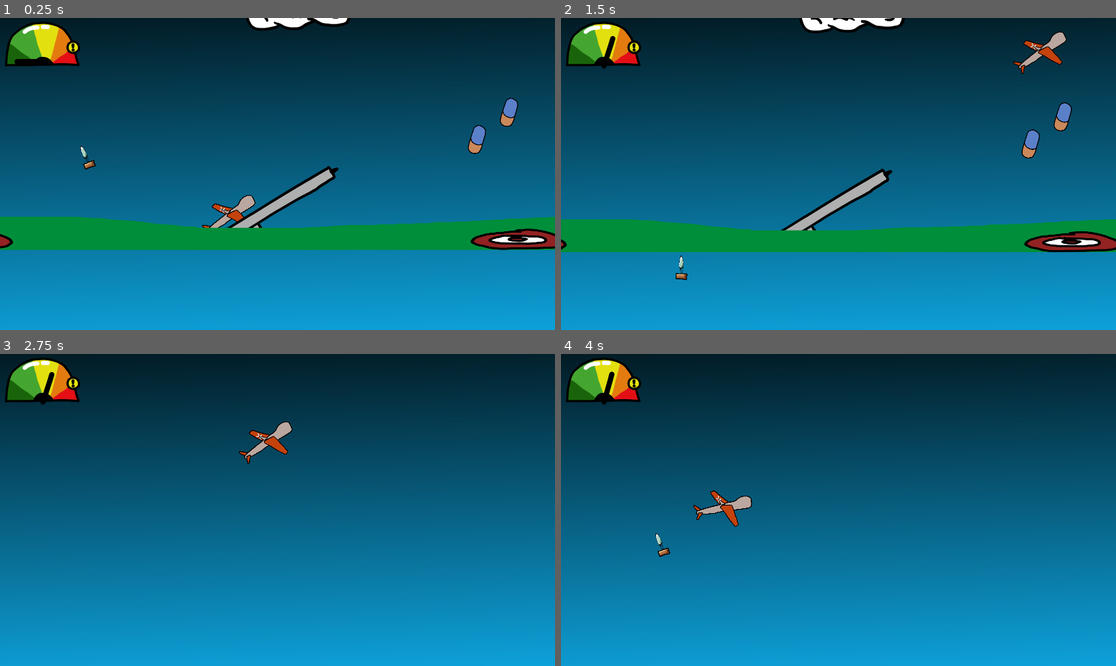
Above: before the commit, frames 1-4 (two rows, left to right).
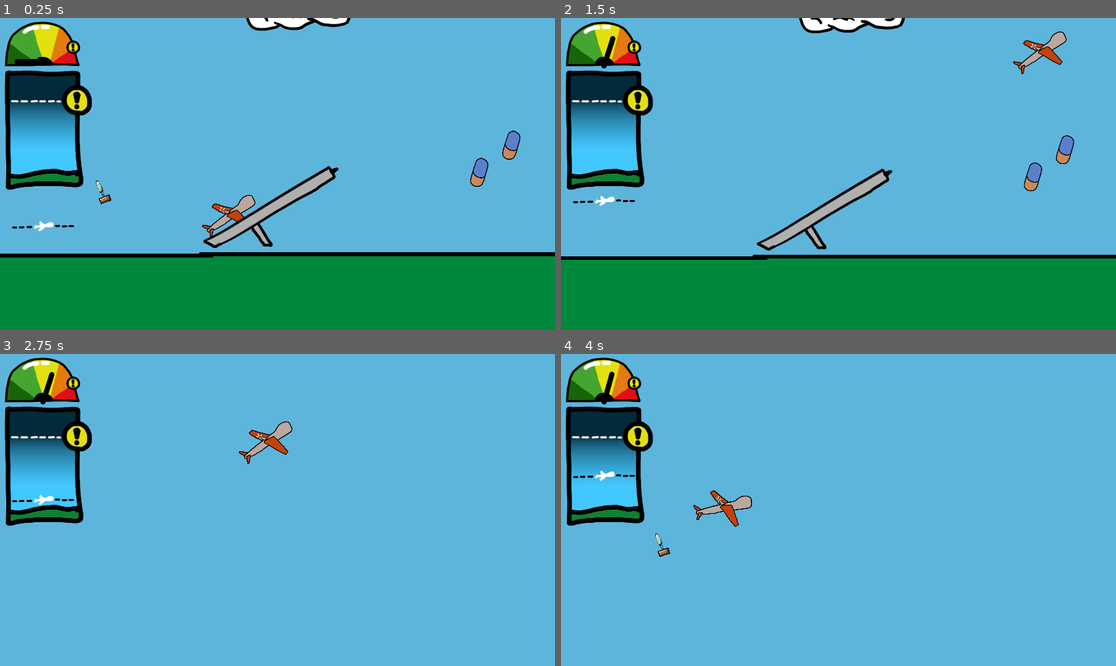
Above: after the commit, the same moments.

Repository: SirLich/ldjam-53
Game: Godot game, scene res://game.tscn
Two runs of this game, one before a commit and one after it. Both use one fixed random seed, a clock stepped at 60 frames per second and the inputs below.
Inputs (mouse positions are in pixels of both pictures, inside the frame that each line leads up to):
- Up to frame 1 (0.25 s): no input
- Up to frame 2 (1.5 s): tap Enter at 0.5 s; move the mouse to (960, 158) at 0.52 s; hold D 0.53-1.28 s; tap Space (spacebar) at 0.6 s; move the mouse to (727, 189) at 1.27 s; hold S from 1.28 s (still down); tap F at 1.35 s
- Up to frame 3 (2.75 s): move the mouse to (333, 441) at 2.02 s; release S at 2.03 s; hold D from 2.03 s (still down); tap Space (spacebar) at 2.1 s
- Up to frame 4 (4 s): move the mouse to (810, 572) at 2.77 s; release D at 2.78 s; hold W 2.78-3.53 s; tap F at 2.85 s; move the mouse to (1005, 556) at 3.52 s; hold A from 3.53 s (still down); tap Space (spacebar) at 3.6 s

The runs differ from the first frame. In frame 1, 96% of the frame differs, in the area x 0-100%, y 0-100%; in frame 2, 95%; in frame 3, 97%; in frame 4, 97%.

Commit message:
Attempt to overhaul terrain generation

Diff:
--- a/game.gd
+++ b/game.gd
@@ -20,4 +20,5 @@
 
 		var copy = load("res://scenes/tile/tile.tscn").instantiate()
 		add_sibling(copy)
+		copy.global_position.y = 0
 		copy.global_position.x = snapped(get_distance() + tile_width, tile_width)
--- a/game.tscn
+++ b/game.tscn
@@ -10,6 +10,9 @@
 [ext_resource type="PackedScene" uid="uid://x2oc338rv3ul" path="res://scenes/tile/tile.tscn" id="7_vw8o2"]
 [ext_resource type="Texture2D" uid="uid://ch24t7mf2q2xy" path="res://assets/dial.png" id="9_2x77h"]
 [ext_resource type="Script" path="res://hud/speed_control.gd" id="9_hkyy8"]
+[ext_resource type="Texture2D" uid="uid://bi0k7p0moyc78" path="res://assets/heigh_meter.png" id="11_5vc2e"]
+[ext_resource type="Texture2D" uid="uid://c3cmnkaslp05y" path="res://assets/heigh_meter_dial.png" id="12_ck1gl"]
+[ext_resource type="Script" path="res://hud/HeighDial.gd" id="13_f0bqv"]
 
 [sub_resource type="Gradient" id="Gradient_irhyx"]
 colors = PackedColorArray(0.00147889, 0.0905844, 0.475441, 1, 0.0874125, 0.698596, 0.809496, 1)
@@ -33,6 +36,7 @@
 tile_length = 1920.0
 
 [node name="Background" type="Sprite2D" parent="." node_paths=PackedStringArray("world")]
+visible = false
 position = Vector2(276, 818)
 scale = Vector2(9.28929, 3.18381)
 texture = SubResource("GradientTexture2D_3uf1v")
@@ -61,7 +65,6 @@
 [node name="Cloud" type="Sprite2D" parent="World"]
 position = Vector2(1705, 558)
 texture = ExtResource("2_t87kk")
-metadata/_edit_lock_ = true
 
 [node name="Cloud2" type="Sprite2D" parent="World"]
 position = Vector2(373, 223)
@@ -70,14 +73,6 @@
 
 [node name="Launcher" parent="World" node_paths=PackedStringArray("drone") instance=ExtResource("4_gdlv2")]
 drone = NodePath("../../Drone")
-
-[node name="Tile1" parent="World" instance=ExtResource("7_vw8o2")]
-position = Vector2(-1920, 0)
-
-[node name="Tile2" parent="World" instance=ExtResource("7_vw8o2")]
-
-[node name="Tile3" parent="World" instance=ExtResource("7_vw8o2")]
-position = Vector2(1920, 0)
 
 [node name="CanvasLayer" type="CanvasLayer" parent="."]
 
@@ -113,3 +108,38 @@
 offset_bottom = 16.0
 texture = ExtResource("9_2x77h")
 expand_mode = 1
+
+[node name="HeightMeter" type="Control" parent="CanvasLayer"]
+layout_mode = 3
+anchors_preset = 0
+offset_left = 22.0
+offset_top = 56.0
+offset_right = 62.0
+offset_bottom = 96.0
+scale = Vector2(0.783563, 0.783563)
+
+[node name="TextureRect" type="TextureRect" parent="CanvasLayer/HeightMeter"]
+layout_mode = 0
+offset_left = -97.0
+offset_top = 148.0
+offset_right = 470.0
+offset_bottom = 715.0
+texture = ExtResource("11_5vc2e")
+
+[node name="HeighDial" type="TextureRect" parent="CanvasLayer/HeightMeter"]
+layout_mode = 0
+offset_left = -97.0
+offset_top = 148.0
+offset_right = 470.0
+offset_bottom = 715.0
+texture = ExtResource("12_ck1gl")
+script = ExtResource("13_f0bqv")
+
+[node name="Tile" parent="." instance=ExtResource("7_vw8o2")]
+position = Vector2(5, 1089)
+
+[node name="Tile2" parent="." instance=ExtResource("7_vw8o2")]
+position = Vector2(-1869, 1094)
+
+[node name="Tile3" parent="." instance=ExtResource("7_vw8o2")]
+position = Vector2(1918, 1084)
--- a/global.gd
+++ b/global.gd
@@ -1,9 +1,13 @@
 extends Node2D
 
-@export var max_height = - 2_000
+@export var MAX_HEIGHT = - 2_000
 var MAX_SPEED = 2000
 
 var speed = 0
+var height= 0
 
 func get_speed():
 	return speed
+
+func get_height():
+	return height
--- /dev/null
+++ b/hud/HeighDial.gd
@@ -0,0 +1,5 @@
+extends TextureRect
+
+func _process(delta):
+	position.y = remap(Global.get_height(), 0, Global.MAX_HEIGHT, 200, -200)
+	print(Global.get_height())
--- a/hud/speed_control.gd
+++ b/hud/speed_control.gd
@@ -2,4 +2,3 @@
 
 func _process(delta):
 	rotation = remap(Global.get_speed(), 0, Global.MAX_SPEED, 0, PI)
-	print(Global.get_speed())
--- a/ignore_rot.gd
+++ b/ignore_rot.gd
@@ -5,7 +5,7 @@
 var range = 5
 
 func height_percentage():
-	return clamp(-world.global_position.y / Global.max_height, 0, 1)
+	return clamp(-world.global_position.y / Global.MAX_HEIGHT, 0, 1)
 
 
 func _process(delta):
--- a/scenes/drone/drone.gd
+++ b/scenes/drone/drone.gd
@@ -58,6 +58,7 @@
 
 	speed = clamp(speed, 0,  Global.MAX_SPEED)
 	Global.speed = speed
+	Global.height = global_position.y
 
 	translate(get_global_transform().x * delta * speed)
 
--- a/scenes/tile/tile.tscn
+++ b/scenes/tile/tile.tscn
@@ -1,7 +1,6 @@
-[gd_scene load_steps=7 format=3 uid="uid://x2oc338rv3ul"]
+[gd_scene load_steps=6 format=3 uid="uid://x2oc338rv3ul"]
 
 [ext_resource type="Script" path="res://scenes/tile/tile.gd" id="1_baxb0"]
-[ext_resource type="Texture2D" uid="uid://7xy5jtubvjvr" path="res://assets/ground.png" id="1_gikd8"]
 [ext_resource type="PackedScene" uid="uid://cltoxd5aa63go" path="res://scenes/pill/pill.tscn" id="3_npa77"]
 [ext_resource type="PackedScene" uid="uid://pvqa1wvqcjnb" path="res://scenes/package/package.tscn" id="4_7tyam"]
 [ext_resource type="Texture2D" uid="uid://b1xexggxkheol" path="res://assets/target.png" id="5_yc76t"]
@@ -11,23 +10,20 @@
 height = 1570.0
 
 [node name="Tile" type="Node2D"]
+position = Vector2(5, 1084)
 script = ExtResource("1_baxb0")
 
-[node name="Ground" type="Sprite2D" parent="."]
-position = Vector2(958, 824)
-texture = ExtResource("1_gikd8")
-
 [node name="Pill" parent="." instance=ExtResource("3_npa77")]
-position = Vector2(969, 726)
+position = Vector2(972, -249)
 
 [node name="Pill2" parent="." instance=ExtResource("3_npa77")]
-position = Vector2(1080, 632)
+position = Vector2(1083, -343)
 
 [node name="Package" parent="." instance=ExtResource("4_7tyam")]
-position = Vector2(1424, 686)
+position = Vector2(1427, -289)
 
 [node name="Target" type="Node2D" parent="."]
-position = Vector2(1424, 686)
+position = Vector2(1427, -289)
 scale = Vector2(0.2, 0.2)
 
 [node name="Sprite2D" type="Sprite2D" parent="Target"]
@@ -41,3 +37,13 @@
 position = Vector2(-1560, 1785)
 rotation = 1.5708
 shape = SubResource("CapsuleShape2D_etw2t")
+
+[node name="ColorRect" type="ColorRect" parent="."]
+offset_right = 1923.0
+offset_bottom = 3243.0
+color = Color(0, 0.537255, 0.235294, 1)
+
+[node name="ColorRect2" type="ColorRect" parent="."]
+offset_right = 1923.0
+offset_bottom = 13.0
+color = Color(0, 0, 0, 1)
Binary file added: assets/heigh_meter.png
Not shown, added: assets/heigh_meter.png.import
Binary file added: assets/heigh_meter_dial.png
Not shown, added: assets/heigh_meter_dial.png.import
Not shown: 1 places in game.tscn that only renumber resources
Not shown, added: assets/.speedomiter.kra-autosave.kra
Not shown, added: assets/heigh_meter.kra
